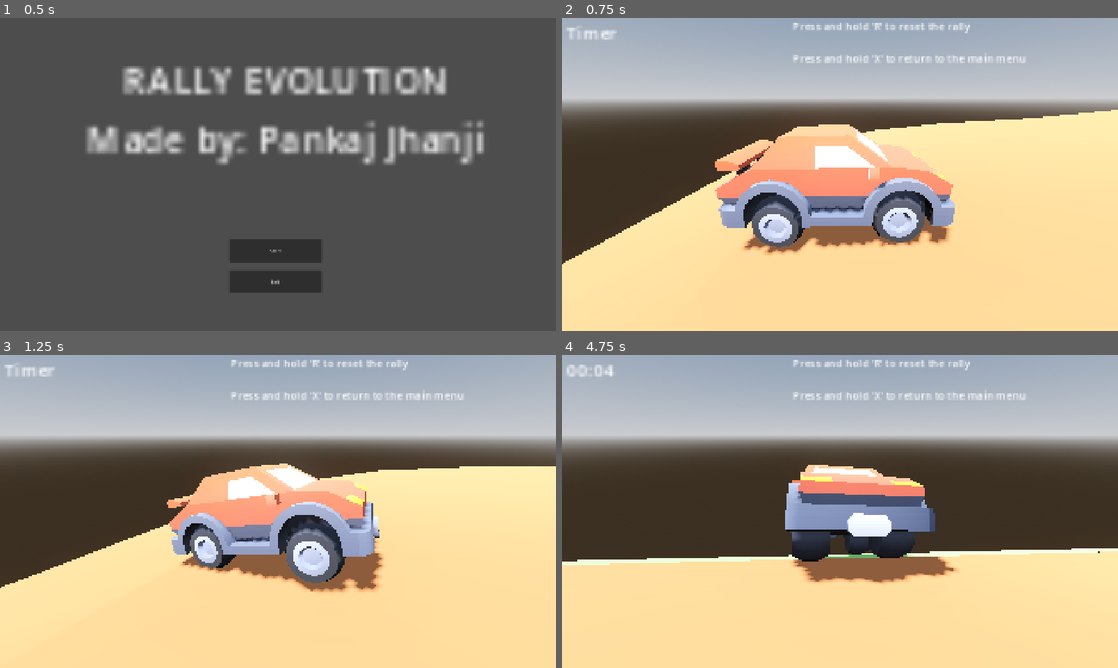
Above: before the commit, frames 1-4 (two rows, left to right).
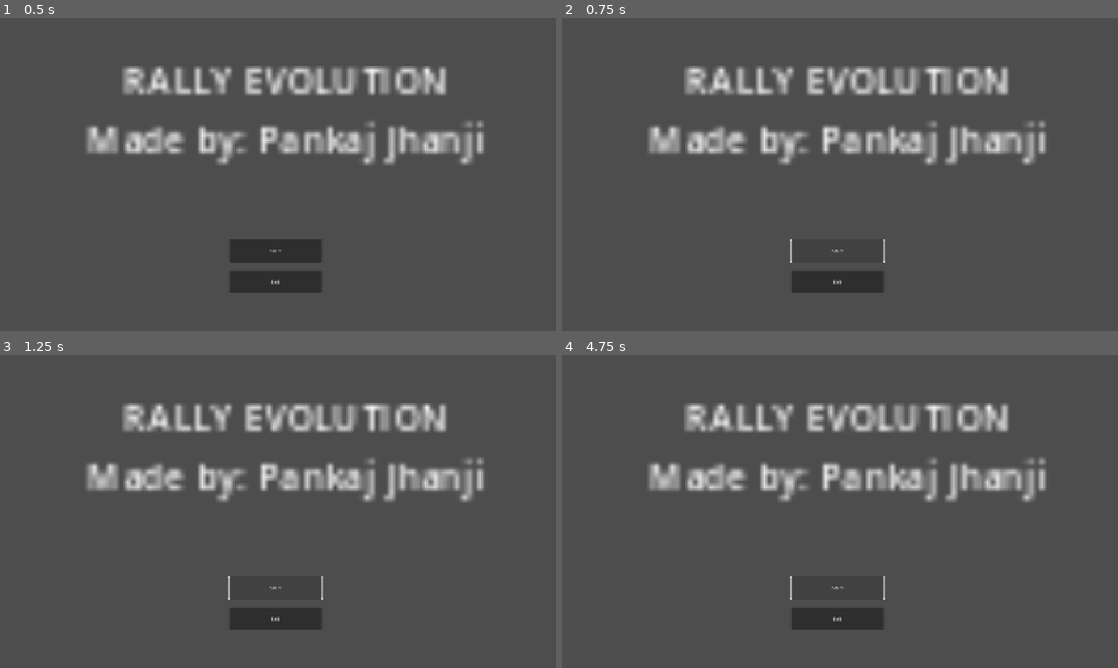
Above: after the commit, the same moments.

Repository: fruitlesspeak/RallyEvolution
Game: Godot game, scene res://Scenes/main_menu.tscn
Same seed, same stepped clock (60 frames per second), same inputs: the game is played once before the commit and once after it.
Inputs (mouse positions are in pixels of both pictures, inside the frame that each line leads up to):
- Up to frame 1 (0.5 s): no input
- Up to frame 2 (0.75 s): click "Start" at 0.5 s
- Up to frame 3 (1.25 s): no input
- Up to frame 4 (4.75 s): click (840, 586) at 1.25 s, where only the run after the commit has a clickable "Start"; hold D (right) 2.03-2.78 s; hold S (back) 2.78-3.53 s; hold D (right) 3.53-4.28 s; hold W (forward) from 4.28 s (still down)

Frame 1 is identical in both runs. In frame 2, 96% of the frame differs, in the area x 0-100%, y 0-100%; in frame 3, 96%; in frame 4, 96%.

Commit message:
Updated stuff for car feeling and some map stuff

Diff:
--- a/Scenes/car.tscn
+++ b/Scenes/car.tscn
@@ -218,12 +218,12 @@
 size = Vector3(1.3049316, 0.8162842, 2.5474854)
 
 [node name="car" type="VehicleBody3D" groups=["Player"]]
-mass = 400.0
+mass = 700.0
 center_of_mass_mode = 1
 center_of_mass = Vector3(0, 0, -0.2)
 script = ExtResource("1_go66d")
 
-[node name="body" type="MeshInstance3D" parent="."]
+[node name="body" type="MeshInstance3D" parent="." groups=["Player"]]
 transform = Transform3D(1, 0, 0, 0, 1, 0, 0, 0, 1, 0, 0.15, -0.025)
 mesh = SubResource("ArrayMesh_i65u5")
 skeleton = NodePath("")
@@ -241,6 +241,7 @@
 use_as_steering = true
 wheel_roll_influence = 1.0
 wheel_radius = 0.34
+wheel_friction_slip = 20.0
 suspension_travel = 10.0
 suspension_stiffness = 45.0
 damping_compression = 1.9
@@ -258,6 +259,7 @@
 use_as_steering = true
 wheel_roll_influence = 1.0
 wheel_radius = 0.34
+wheel_friction_slip = 20.0
 suspension_travel = 10.0
 suspension_stiffness = 45.0
 damping_compression = 1.9
@@ -274,6 +276,7 @@
 use_as_traction = true
 wheel_roll_influence = 1.0
 wheel_radius = 0.34
+wheel_friction_slip = 20.0
 suspension_travel = 10.0
 suspension_stiffness = 45.0
 damping_compression = 1.9
@@ -290,6 +293,7 @@
 use_as_traction = true
 wheel_roll_influence = 1.0
 wheel_radius = 0.34
+wheel_friction_slip = 20.0
 suspension_travel = 10.0
 suspension_stiffness = 45.0
 damping_compression = 1.9
@@ -309,4 +313,5 @@
 script = ExtResource("3_1sfmx")
 
 [node name="Camera3D" type="Camera3D" parent="camera_pivot"]
-transform = Transform3D(-1, -1.776357e-15, -8.7422755e-08, -3.0598944e-08, 0.9367455, 0.35001123, 8.189287e-08, 0.3500112, -0.9367455, 0, 1.4401557, -2.4259648)
+transform = Transform3D(-1, -1.7763568e-15, -8.742274e-08, -4.154279e-08, 0.8798809, 0.4751943, 7.69216e-08, 0.4751943, -0.8798809, 0, 1.8909833, -1.8533648)
+fov = 110.0
--- a/Scenes/main_menu.tscn
+++ b/Scenes/main_menu.tscn
@@ -1,6 +1,6 @@
 [gd_scene load_steps=2 format=3 uid="uid://bdmogt4rsrhs6"]
 
-[ext_resource type="Script" uid="uid://bfmpvp2w7e7hh" path="res://main_menu.gd" id="1_28flt"]
+[ext_resource type="Script" uid="uid://bfmpvp2w7e7hh" path="res://Scripts/main_menu.gd" id="1_28flt"]
 
 [node name="Main menu" type="Node2D"]
 script = ExtResource("1_28flt")
--- a/Scenes/world.tscn
+++ b/Scenes/world.tscn
@@ -2,7 +2,6 @@
 
 [ext_resource type="PackedScene" uid="uid://c7kevwbwyrxos" path="res://Assests/Terrain/TerrainRallyEvolution.glb" id="1_a02cp"]
 [ext_resource type="PackedScene" uid="uid://xs31et5cif0f" path="res://Scenes/car.tscn" id="2_go701"]
-[ext_resource type="Script" uid="uid://dhvhgm360461s" path="res://Scripts/finish_line.gd" id="3_5a7ea"]
 [ext_resource type="Script" uid="uid://bic3fltpaevny" path="res://Scripts/timer.gd" id="4_8j60k"]
 
 [sub_resource type="ProceduralSkyMaterial" id="ProceduralSkyMaterial_yp4wr"]
@@ -18,8 +17,10 @@
 tonemap_mode = 2
 glow_enabled = true
 
+[sub_resource type="GDScript" id="GDScript_5a7ea"]
+
 [sub_resource type="BoxShape3D" id="BoxShape3D_go701"]
-size = Vector3(32.9917, 32.79785, 20.324219)
+size = Vector3(47.242126, 37.191406, 25.972534)
 
 [node name="World" type="Node3D"]
 
@@ -34,14 +35,14 @@
 transform = Transform3D(50, 0, 0, 0, 50, 0, 0, 0, 50, 0, 0, 0)
 
 [node name="car" parent="." instance=ExtResource("2_go701")]
-transform = Transform3D(-0.035178598, 0, -0.99938107, 0, 1, 0, 0.99938107, 0, -0.035178598, 144.8011, 39.030483, 117.02228)
+transform = Transform3D(-0.035178598, 0, -0.99938107, 0, 1, 0, 0.99938107, 0, -0.035178598, 142.28703, 40.784122, 113.75597)
 
 [node name="Finish Line" type="Area3D" parent="."]
-transform = Transform3D(1, 0, 0, 0, 1, 0, 0, 0, 1, -42.233673, 44.438965, -161.63974)
-script = ExtResource("3_5a7ea")
+transform = Transform3D(1, 0, 0, 0, 1, 0, 0, 0, 1, -42.233673, 44.438965, -138.88914)
+script = SubResource("GDScript_5a7ea")
 
 [node name="CollisionShape3D" type="CollisionShape3D" parent="Finish Line"]
-transform = Transform3D(1, 0, 0, 0, 1, 0, 0, 0, 1, 3.3882294, 1.3989258, 2.0748749)
+transform = Transform3D(1, 0, 0, 0, 1, 0, 0, 0, 1, 0, 0, 2.8241577)
 shape = SubResource("BoxShape3D_go701")
 
 [node name="UI" type="Control" parent="."]
@@ -75,4 +76,5 @@
 
 Press and hold 'X' to return to the main menu"
 
+[connection signal="area_entered" from="Finish Line" to="car" method="_on_finish_line_area_entered"]
 [connection signal="timeout" from="UI/Timer" to="UI" method="on_timer_timeout"]
--- a/Scripts/camera_pivot.gd
+++ b/Scripts/camera_pivot.gd
@@ -1,6 +1,6 @@
 extends Node3D
 
-@export_range (1,10,0.1) var smooth_speed: float = 2.5
+@export_range (1,10,0.1) var smooth_speed: float = 3.5
 
 var direction = Vector3.FORWARD
 
@@ -8,8 +8,9 @@
 	var current_velocity = get_parent().get_linear_velocity()
 	current_velocity.y = 0
 
-	if current_velocity.length() > 0.1:
+	if current_velocity.length() > 1:
 		direction = lerp(direction.normalized(), -current_velocity.normalized(), smooth_speed * delta)
+
 	global_transform.basis = get_rotation_from_direction(direction)
 
 
--- a/Scripts/car.gd
+++ b/Scripts/car.gd
@@ -14,6 +14,7 @@
 
 
 func _ready() -> void:
+	add_to_group("Player", true)
 	max_RPM = CarStats.max_RPM
 	max_torque = CarStats.max_torque
 	turn_speed = CarStats.turn_speed
@@ -21,8 +22,6 @@
 
 
 func _physics_process(delta: float) -> void:
-
-
 	var dir = Input.get_action_strength("forward") - Input.get_action_strength("back")
 	var steering_direction = Input.get_action_strength("left") - Input.get_action_strength("right")
 
--- a/Scripts/car_stats.gd
+++ b/Scripts/car_stats.gd
@@ -1,20 +1,24 @@
 extends Node
 
 # how fast the engine can spin
-var max_RPM: float = 450
+var max_RPM
 # how strong the engine pulls
-var max_torque: float = 300
+var max_torque
 # how fast you turn; turn at 120 Deg/s
-var turn_speed: float = 3
+var turn_speed
 # how much you turn; turn 90 Deg left
-var turn_amount: float = 0.2
+var turn_amount
 
 
 # Store default values
-const default_max_RPM: float = 450
-const default_max_torque: float = 300
+const default_max_RPM: float = 1000
+const default_max_torque: float = 600
 const default_turn_speed: float = 3
 const default_turn_amount: float = 0.2
+
+
+func _ready():
+	reset_to_default()
 
 func reset_to_default() -> void:
 	max_RPM = default_max_RPM
--- a/Scripts/finish_line.gd
+++ /dev/null
@@ -1,5 +0,0 @@
-extends Area3D
-
-func _on_body_entered(body: Node3D) -> void:
-	if body.is_in_group("Player"):
-		get_tree().change_scene_to_file("res://Scenes/evolve_menu.tscn")
--- a/main_menu.gd
+++ /dev/null
@@ -1,8 +0,0 @@
-extends Node2D
-
-func _on_start_pressed() -> void:
-	CarStats.reset_to_default()
-	get_tree().change_scene_to_file("res://Scenes/world.tscn")
-
-func _on_exit_pressed() -> void:
-	get_tree().quit()
Not shown, removed: Scripts/finish_line.gd.uid
Not shown, removed: main_menu.gd.uid
